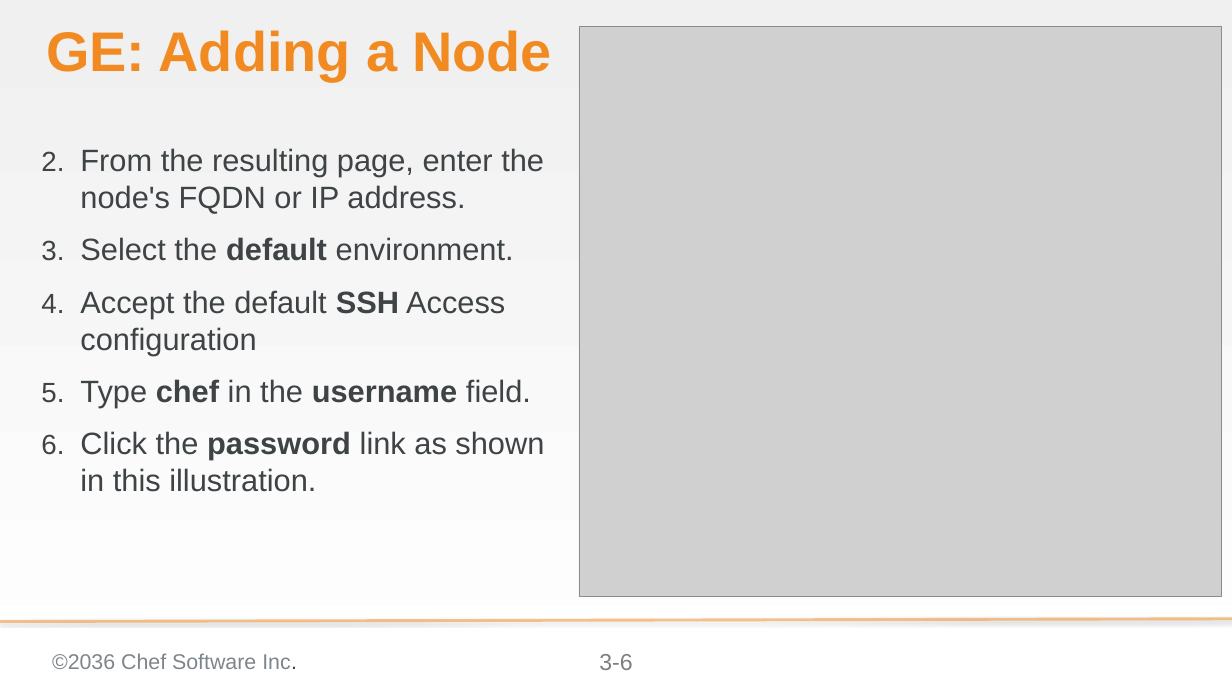
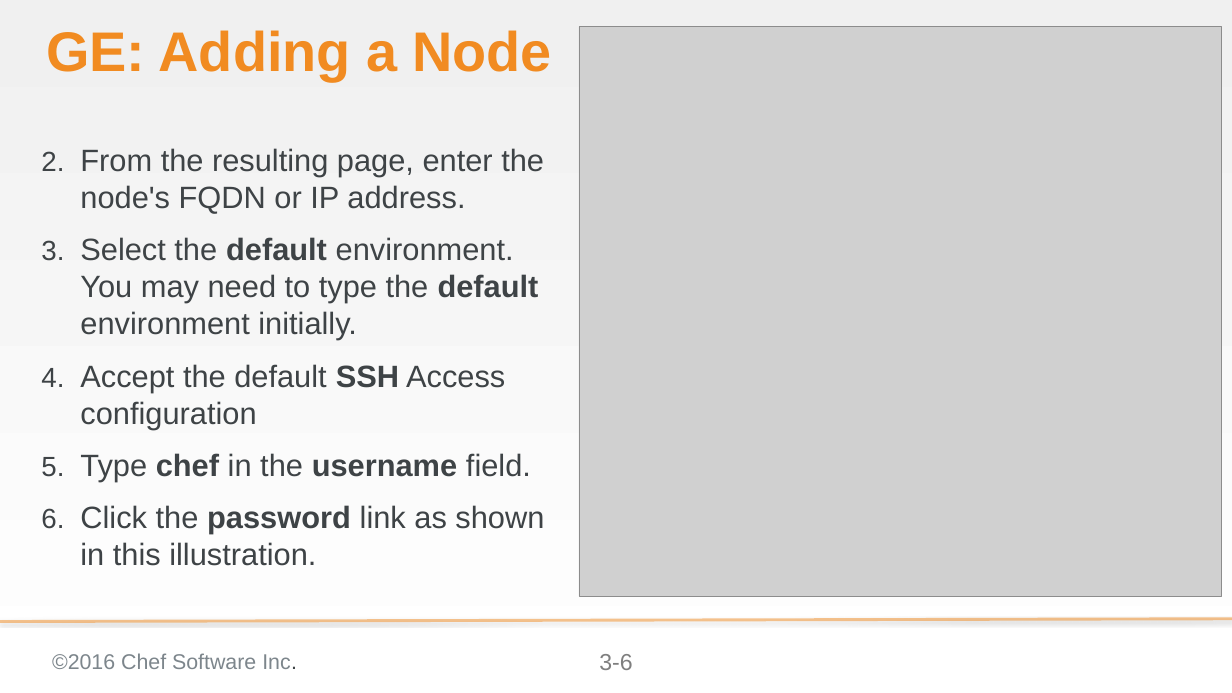
Before and after one commit to bchamby/chef-compliance-installation-configuration-operation, a slide deck: slide 6 of 03-initial-configuration-scans.pptx. Drawn at 1232x693 pixels with LibreOffice and Linux fonts; fonts in the diff are those of the drawing; grey boxes stand for pictures; background and template pictures are left out. Boxes give left, top, right and bottom in pixels: in the first picture for what was removed or moved away, otherwise in the second. Text is boxed around its words. In the diff, an @@ line names an element or a change of style, - is before the commit and + after.

```diff
--- a/03-initial-configuration-scans.pptx
+++ b/03-initial-configuration-scans.pptx
@@ text at box(80, 237, 539, 340): text changed @@
-3. Select the default environment.
+3. Select the default environment. You may need to type the default environment initially.
@@ text at box(52, 653, 297, 669): text changed @@
-©2036 Chef Software Inc.
+©2016 Chef Software Inc.
```
Also in this commit, not shown: 59 other slides changed, 2 slides added.
